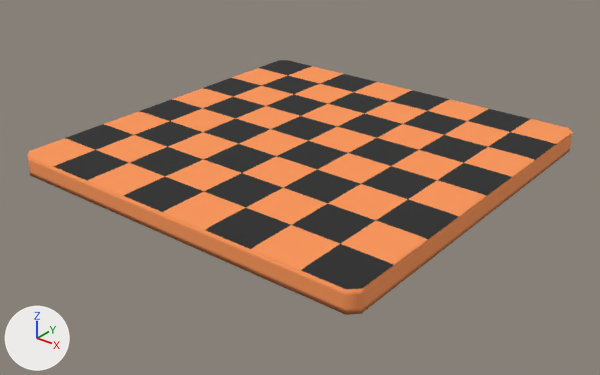
The glTF model static/models/checkerboard.gltf: old version first, new version second.
One viewpoint serves both versions: a camera (50 mm lens) standing at (21.2, -27.1, 14.9) and looking at (0.2, -0.8, -1.5). The axes (+X, +Y, +Z) are drawn at lower left. The lights are the same throughout. Where no turn or scale is listed for an object, it has been applied to the vertices.

The scene before the commit, as lines of its bpy script (objects in view):
```python
mat_spot = principled_material('Spot')
mat_spot.base_color = (0.022, 0.022, 0.022)  # black #292929
mat_spot.roughness = 1.0
me_cube = bpy.data.meshes.new('Cube')
me_cube.from_pydata(...)  # 2838 vertices, 5672 faces; spans x -8.8..8.8, y -8.8..8.8, z -0.5..0.5
# faces by material slot: [4518, 1154]
me_cube.materials.append(mat_board)  # orange #fd9758
me_cube.materials.append(mat_spot)  # black #292929
ob_cube = bpy.data.objects.new('Cube', me_cube)
ob_cube.location = (0.0, 0.0, 0.0)
```
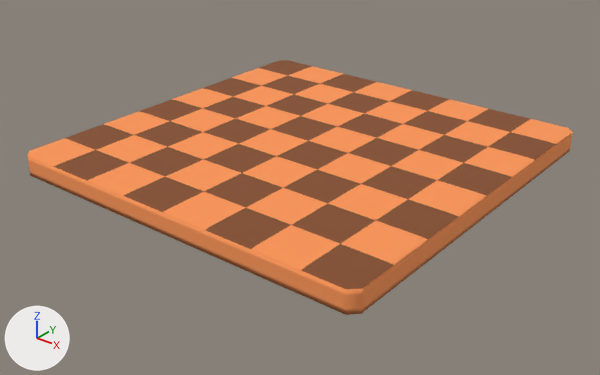
Pixel boxes (x1, y1, x2, y2) of what changed, in the pictures (600 x 375 px):
'Cube', recoloured (black to brown)
    both: (52, 60, 558, 292)

The change in detail:
Material 'Spot' (mat_spot) changes colour from black #292929 to brown #86502f; in linear values from (0.022, 0.022, 0.022) to (0.24, 0.0805, 0.0279).
